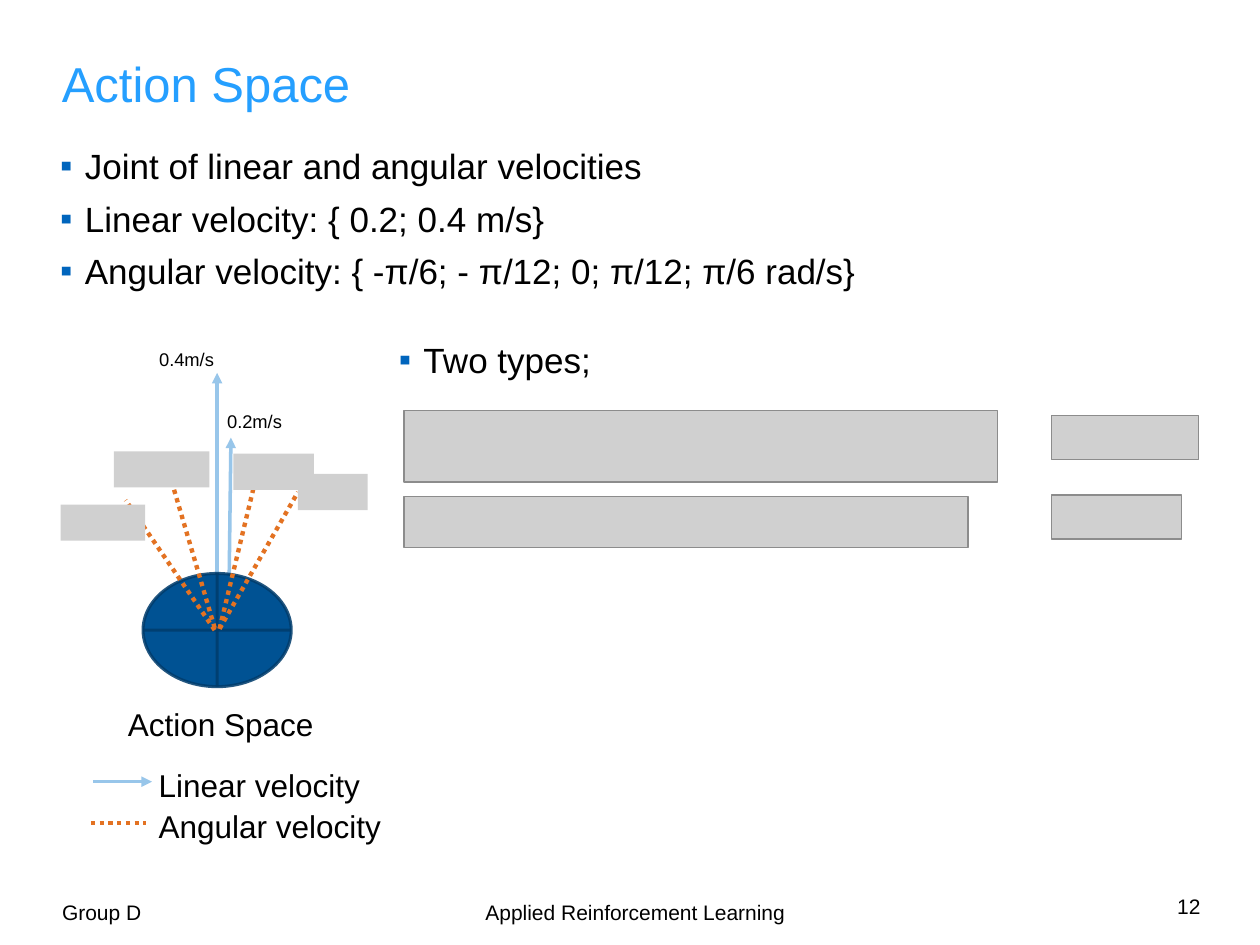
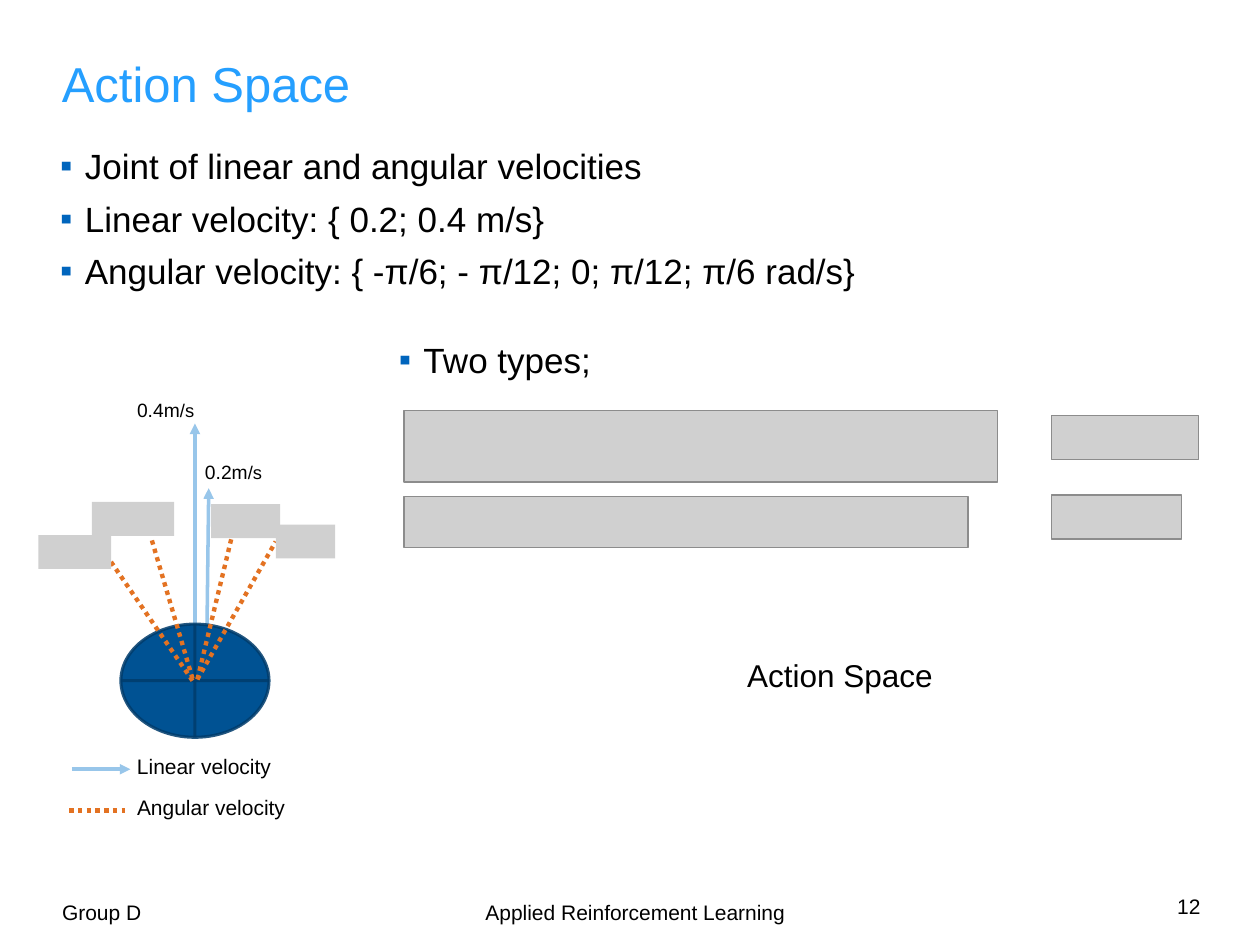
Before and after one commit to uzairakbar/rl-obstacle-avoidance, a slide deck: slide 12 of project_documentation/project_presentations/final_presentation/adp_final_presentation_v1.pptx. Drawn at 1260x945 pixels with LibreOffice and Linux fonts; fonts in the diff are those of the drawing; grey boxes stand for pictures; background and template pictures are left out. Boxes give left, top, right and bottom in pixels: in the first picture for what was removed or moved away, otherwise in the second. Text is boxed around its words. In the diff, an @@ line names an element or a change of style, - is before the commit and + after.

```diff
--- a/project_documentation/project_presentations/final_presentation/adp_final_presentation_v1.pptx
+++ b/project_documentation/project_presentations/final_presentation/adp_final_presentation_v1.pptx
@@ text "0.4m/s": place and size @@
-text "0.4m/s" at [159, 352, 214, 367]
+text "0.4m/s" at [137, 403, 194, 418]
@@ text "0.4m/s" at [137, 403, 194, 418]: size 10.5 to 11 pt in "0.4m/s" @@
@@ text "0.2m/s": place and size @@
-text "0.2m/s" at [227, 414, 282, 429]
+text "0.2m/s" at [205, 465, 262, 480]
@@ text "0.2m/s" at [205, 465, 262, 480]: size 10.5 to 11 pt in "0.2m/s" @@
@@ group removed at [60, 451, 367, 541]: 4 pictures @@
@@ 2 arrows, 2 lines: place and size @@
-2 arrows, 2 lines at [217, 373, 297, 630]
+2 arrows, 2 lines at [195, 423, 276, 680]
@@ 2 lines, 1 flow chart or: place and size @@
-2 lines, 1 flow chart or at [126, 488, 292, 687]
+2 lines, 1 flow chart or at [103, 538, 270, 737]
@@ group added at [39, 501, 335, 570]: 4 pictures @@
@@ text "Action Space": place and size @@
-text "Action Space" at [128, 713, 313, 742]
+text "Action Space" at [747, 664, 932, 693]
@@ text "Linear velocity": place and size @@
-text "Linear velocity" at [159, 774, 360, 803]
+text "Linear velocity" at [137, 758, 271, 779]
@@ text "Linear velocity" at [137, 758, 271, 779]: size 18 to 12 pt @@
@@ arrow moved from (93, 781) - (152, 781) to (72, 770) - (130, 770) @@
@@ text "Angular velocity" at [137, 799, 285, 820]: size 18 to 12 pt @@
@@ text "Angular velocity": place and size @@
-text "Angular velocity" at [159, 815, 381, 844]
+text "Angular velocity" at [137, 799, 285, 820]
@@ line moved from (91, 823) - (146, 823) to (69, 810) - (125, 810) @@
```
Also in this commit, not shown: 1 other slide changed.
